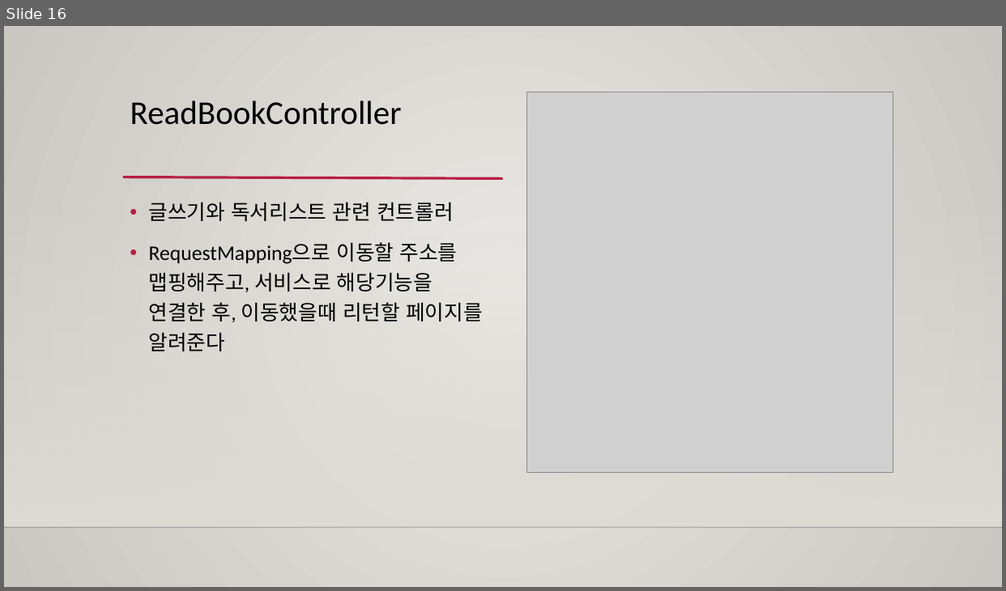
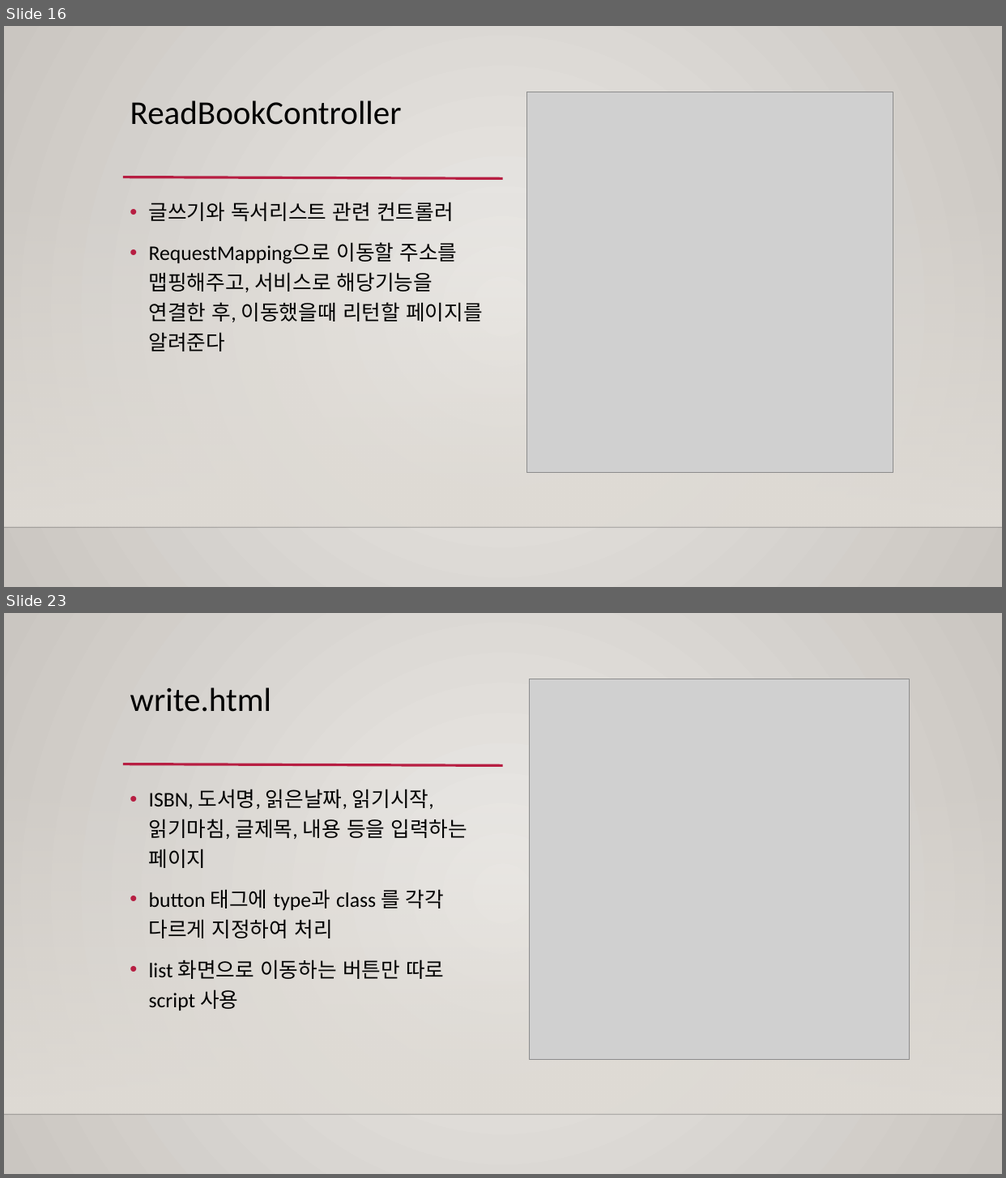
Before and after one commit to hooninfinity/Biz_505_2021_10_Kotlin_Spring, a slide deck: 디바이스최적화(2021-11-10)_김성훈.pptx. Shown one above the other, each under a label of ours: slide 16 before the commit, slides 16 and 23 after it; the slides between them are not shown. The pictures are 1006x591 and 1006x1178 pixels, drawn with LibreOffice and Linux fonts; fonts in the diff are those of the drawing; grey boxes stand for pictures; background and template pictures are left out. Boxes give left, top, right and bottom in pixels: in the first picture for what was removed or moved away, otherwise in the second. Text is boxed around its words. In the diff, an @@ line names an element or a change of style, - is before the commit and + after.

```diff
--- a/디바이스최적화(2021-11-10)_김성훈.pptx
+++ b/디바이스최적화(2021-11-10)_김성훈.pptx
@@ slide 23 added at box(4, 613, 1002, 1174), background gradient #ECEAE7 to #CAC7C1; not listed: 3 template elements that a slide beside it also shows @@
@@ picture added at box(529, 679, 909, 1060) @@
@@ title added at box(130, 688, 271, 712), 32 pt, text #000000 @@
+write.html
@@ text added at box(149, 789, 468, 1011), 20 pt, text #000000 @@
+• ISBN, 도서명, 읽은날짜, 읽기시작, 읽기마침, 글제목, 내용 등을 입력하는 페이지
+• button 태그에 type과 class 를 각각 다르게 지정하여 처리
+• list 화면으로 이동하는 버튼만 따로 script 사용
```
Also in this commit, not shown: 7 other slides added, 2 slides removed.
